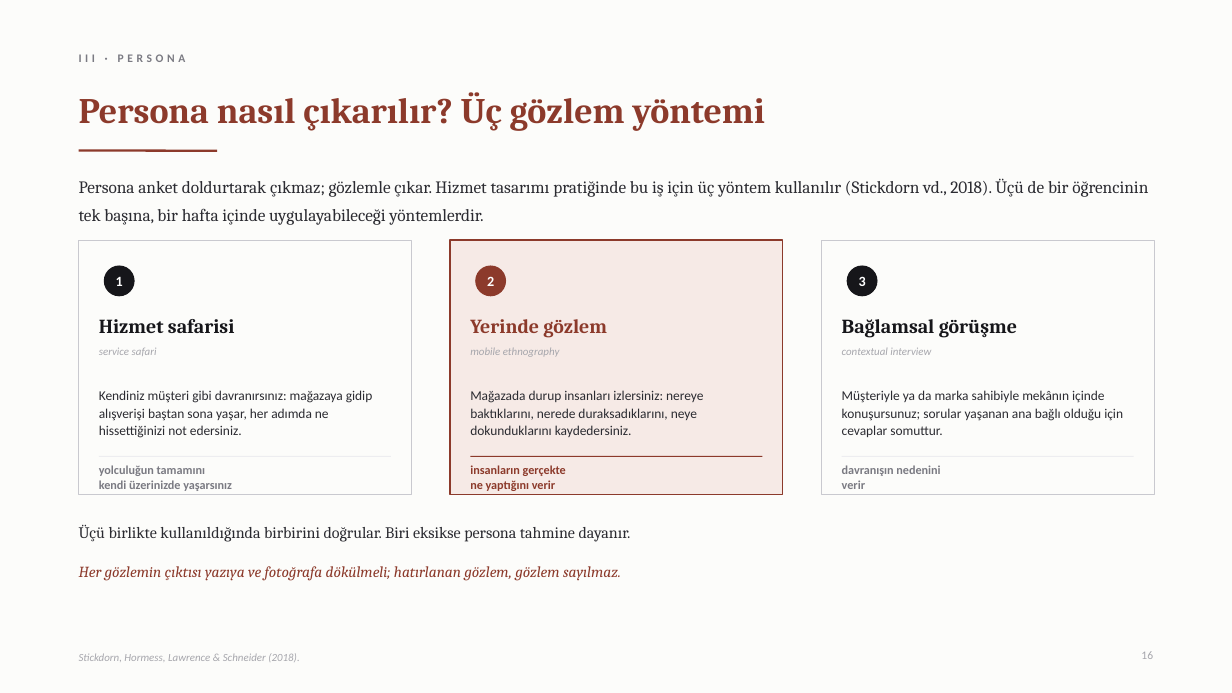
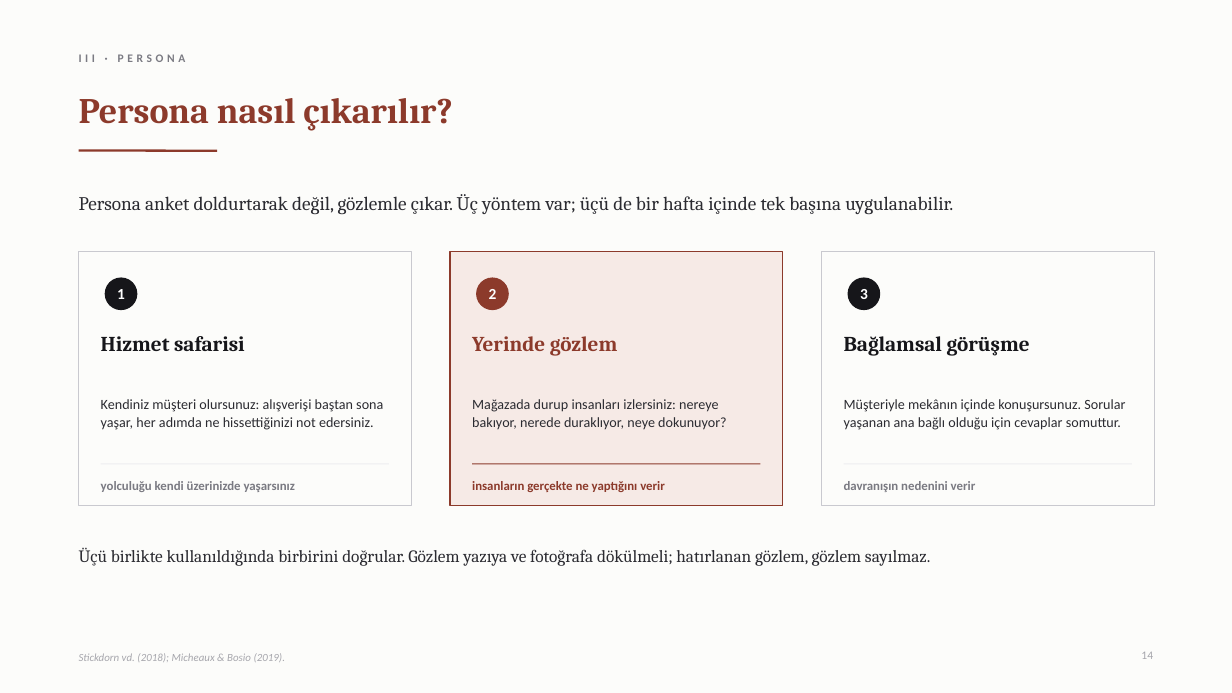
Before and after one commit to bunal91/sanat-ve-mekan, a slide deck: slide 15 of magaza-tasarimi-dersi/Gun1-Marka-Anahtari-ve-Musteri-Deneyimi.pptx (slide 17 before the commit). Drawn at 1232x693 pixels with LibreOffice and Linux fonts; fonts in the diff are those of the drawing. Boxes give left, top, right and bottom in pixels: in the first picture for what was removed or moved away, otherwise in the second. Text is boxed around its words. In the diff, an @@ line names an element or a change of style, - is before the commit and + after.

```diff
--- a/magaza-tasarimi-dersi/Gun1-Marka-Anahtari-ve-Musteri-Deneyimi.pptx
+++ b/magaza-tasarimi-dersi/Gun1-Marka-Anahtari-ve-Musteri-Deneyimi.pptx
@@ text at [79,98,452,131]: text changed @@
-Persona nasıl çıkarılır? Üç gözlem yöntemi
+Persona nasıl çıkarılır?
@@ text at [79,194,953,214]: text changed; size 13.5 to 15 pt @@
-Persona anket doldurtarak çıkmaz; gözlemle çıkar. Hizmet tasarımı pratiğinde bu iş için üç yöntem kullanılır (Stickdorn vd., 2018). Üçü de bir öğrencinin tek başına, bir hafta içinde uygulayabileceği yöntemlerdir.
+Persona anket doldurtarak değil, gözlemle çıkar. Üç yöntem var; üçü de bir hafta içinde tek başına uygulanabilir.
@@ 3 texts, 3 rectangles, 3 ellipses: place and size @@
-3 texts, 3 rectangles, 3 ellipses at [79,240,1154,494]
+3 texts, 3 rectangles, 3 ellipses at [79,251,1154,506]
@@ size 11 to 12 pt in 3 elements at [117,289,125,299], [489,289,497,299], [860,289,868,299] @@
@@ text "Hizmet safarisi": place and size @@
-text "Hizmet safarisi" at [99,319,234,333]
+text "Hizmet safarisi" at [101,336,245,351]
@@ text "Yerinde gözlem": place and size @@
-text "Yerinde gözlem" at [470,319,607,338]
+text "Yerinde gözlem" at [472,336,618,356]
@@ size 15.5 to 16.5 pt in 3 elements at [101,336,245,351], [472,336,618,356], [844,336,1030,356] @@
@@ text "Bağlamsal görüşme": place and size @@
-text "Bağlamsal görüşme" at [842,319,1017,338]
+text "Bağlamsal görüşme" at [844,336,1030,356]
@@ text removed at [99,348,157,356] @@
-service safari
@@ text removed at [470,348,560,357] @@
-mobile ethnography
@@ text removed at [842,348,931,355] @@
-contextual interview
@@ text at [101,399,383,430]: text changed; size 10.5 to 11 pt @@
-Kendiniz müşteri gibi davranırsınız: mağazaya gidip alışverişi baştan sona yaşar, her adımda ne hissettiğinizi not edersiniz.
+Kendiniz müşteri olursunuz: alışverişi baştan sona yaşar, her adımda ne hissettiğinizi not edersiniz.
@@ text at [472,399,727,430]: text changed; size 10.5 to 11 pt @@
-Mağazada durup insanları izlersiniz: nereye baktıklarını, nerede duraksadıklarını, neye dokunduklarını kaydedersiniz.
+Mağazada durup insanları izlersiniz: nereye bakıyor, nerede duraklıyor, neye dokunuyor?
@@ text at [844,399,1125,430]: text changed; size 10.5 to 11 pt @@
-Müşteriyle ya da marka sahibiyle mekânın içinde konuşursunuz; sorular yaşanan ana bağlı olduğu için cevaplar somuttur.
+Müşteriyle mekânın içinde konuşursunuz. Sorular yaşanan ana bağlı olduğu için cevaplar somuttur.
@@ line moved from (99, 457) - (391, 457) to (101, 464) - (389, 464) @@
@@ line moved from (470, 457) - (762, 457) to (472, 464) - (761, 464) @@
@@ line moved from (842, 457) - (1134, 457) to (844, 464) - (1132, 464) @@
@@ text at [101,481,295,492]: text changed; size 9.5 to 10 pt @@
-yolculuğun tamamını
-kendi üzerinizde yaşarsınız
+yolculuğu kendi üzerinizde yaşarsınız
@@ text at [472,481,665,492]: text changed; size 9.5 to 10 pt @@
-insanların gerçekte
-ne yaptığını verir
+insanların gerçekte ne yaptığını verir
@@ text at [844,481,976,492]: text changed; size 9.5 to 10 pt @@
-davranışın nedenini
-verir
+davranışın nedenini verir
@@ text removed at [79,525,631,542] @@
-Üçü birlikte kullanıldığında birbirini doğrular. Biri eksikse persona tahmine dayanır.
@@ text at [79,548,930,566]: text changed; size 12 to 13.5 pt; text colour #8C3A2B to #2B2B31; italic off @@
-Her gözlemin çıktısı yazıya ve fotoğrafa dökülmeli; hatırlanan gözlem, gözlem sayılmaz.
+Üçü birlikte kullanıldığında birbirini doğrular. Gözlem yazıya ve fotoğrafa dökülmeli; hatırlanan gözlem, gözlem sayılmaz.
@@ text at [79,653,285,662]: text changed @@
-Stickdorn, Hormess, Lawrence & Schneider (2018).
+Stickdorn vd. (2018); Micheaux & Bosio (2019).
```
Also in this commit, not shown: 26 other slides changed, 10 slides added, 20 slides removed, 1 other file.
